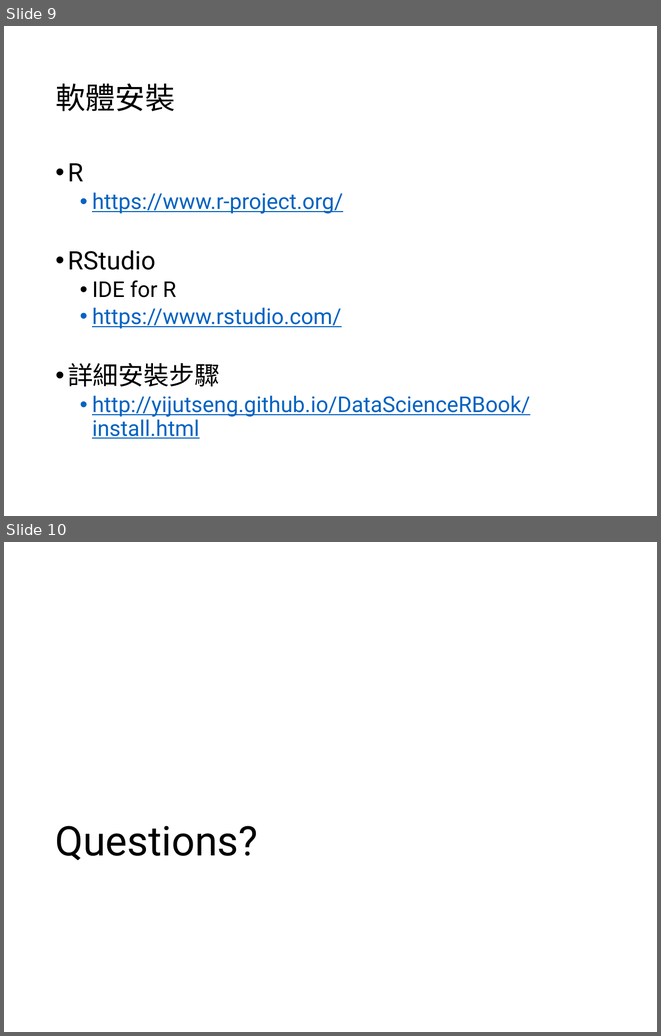
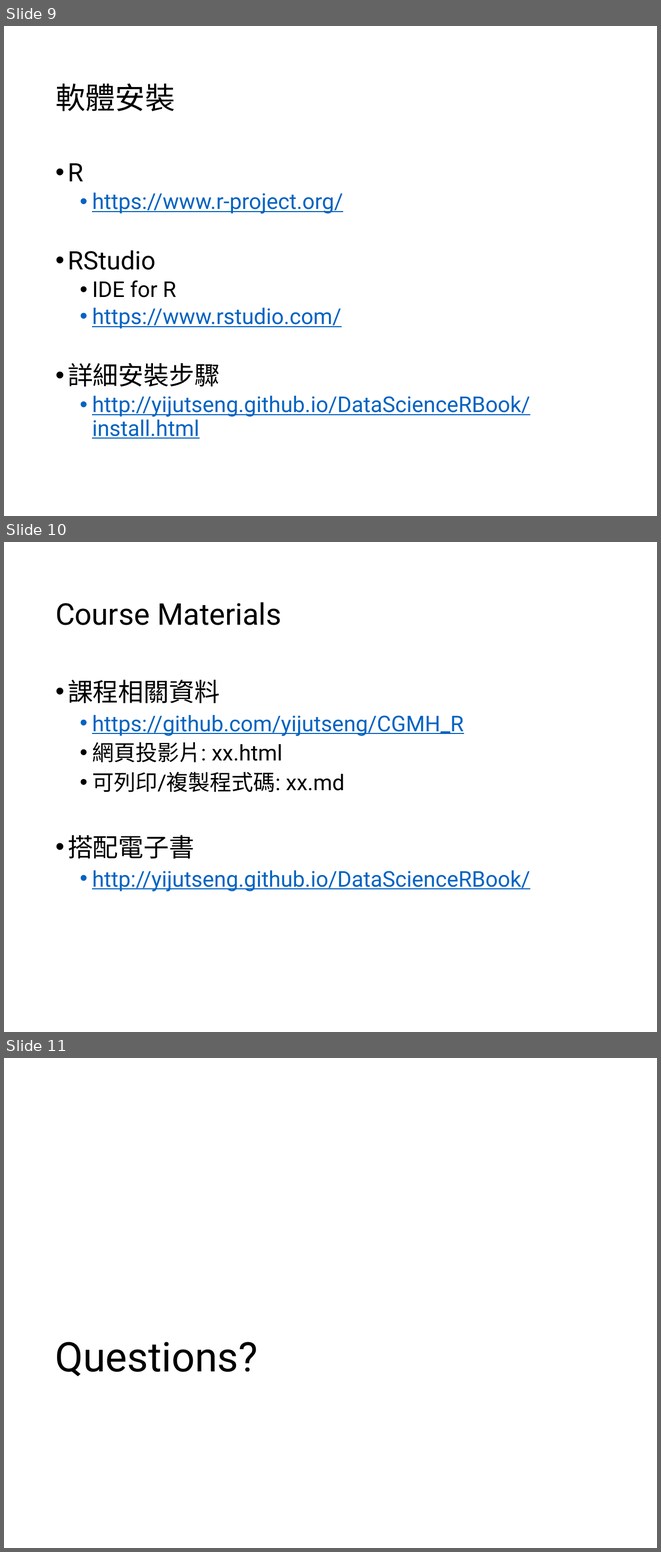
Before and after one commit to STUST-ZhuYuXiang/CGMH_R, a slide deck: R101_0724.pptx. Shown one above the other, each under a label of ours: slides 9 and 10 before the commit, slides 9, 10 and 11 after it. The pictures are 661x1036 and 661x1552 pixels, drawn with LibreOffice and Linux fonts; fonts in the diff are those of the drawing. Boxes give left, top, right and bottom in pixels: in the first picture for what was removed or moved away, otherwise in the second. Text is boxed around its words. In the diff, an @@ line names an element or a change of style, - is before the commit and + after.

```diff
--- a/R101_0724.pptx
+++ b/R101_0724.pptx
@@ slide 10 added at [4, 542, 657, 1032], background #FFFFFF @@
@@ title added at [55, 602, 282, 625], 33 pt, text #000000 @@
+Course Materials
@@ text added at [68, 679, 530, 891], 24 pt, text #0563C1, underline @@
+• 課程相關資料
+  • https://github.com/yijutseng/CGMH_R
+  • 網頁投影片: xx.html
+  • 可列印/複製程式碼: xx.md
+• 搭配電子書
+  • http://yijutseng.github.io/DataScienceRBook/
@@ what was slide 10 is now slide 11 @@
```
Also in this commit, not shown: 2 slides changed.
